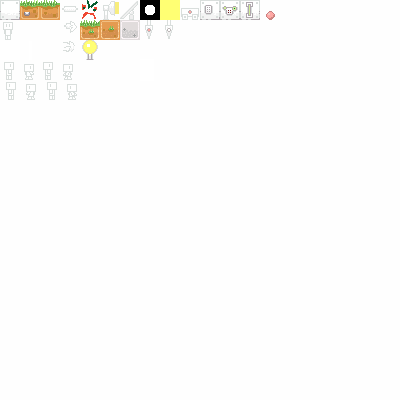
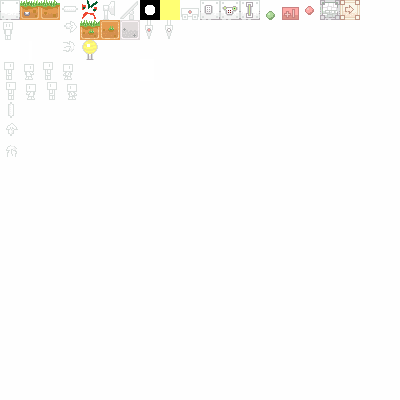
Revision of a layered 400 × 400 image; what changed, layer by layer:
painted on "Layer 1" over [6, 102, 18, 157]
painted on "Background" over [84, 0, 360, 53]
